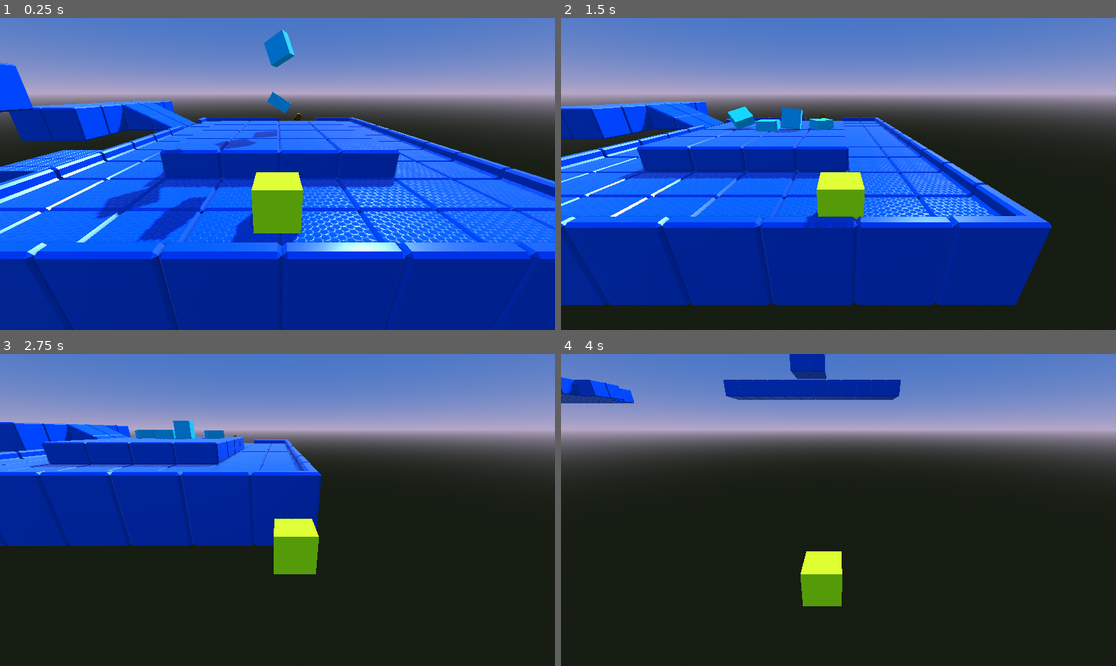
Above: before the commit, frames 1-4 (two rows, left to right).
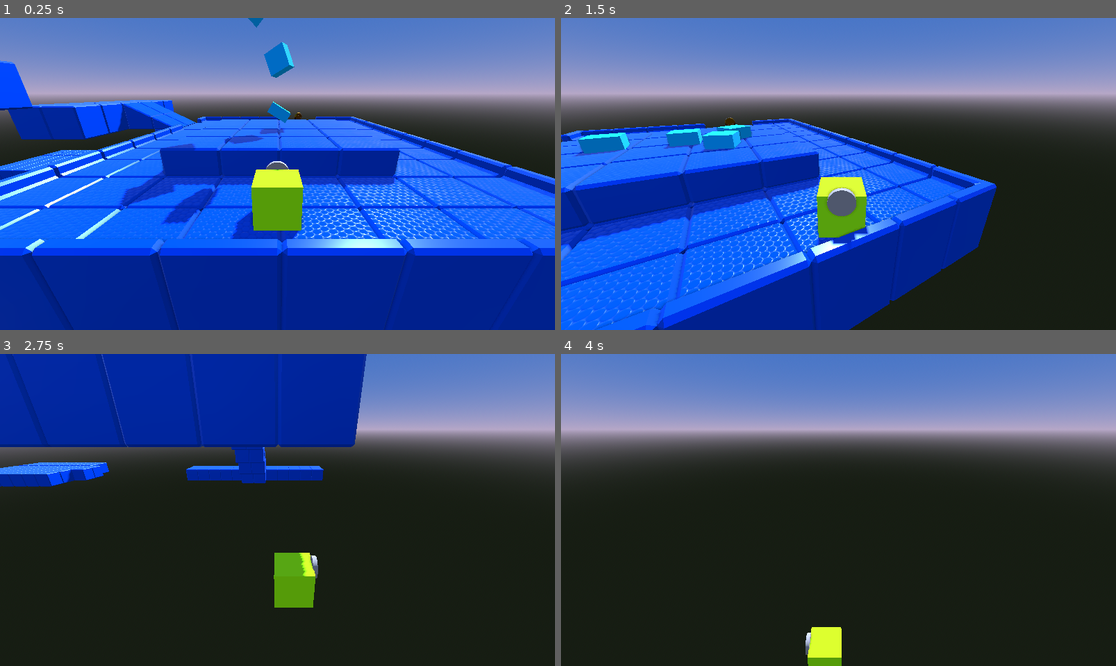
Above: after the commit, the same moments.

Repository: Aran8276/3d-platformer-godot
Game: Godot game, scene res://level_1.tscn
Two runs of this game, one before a commit and one after it. Both use one fixed random seed, a clock stepped at 60 frames per second and the inputs below. The project has no main scene, so this scene is started directly.
Inputs:
- Up to frame 1 (0.25 s): no input
- Up to frame 2 (1.5 s): tap Enter (ui_accept) at 0.5, 0.77 s; hold Right (ui_right) 0.53-1.28 s; tap A (cam_left, bound only after the commit) at 0.6 s; tap D (cam_right, bound only after the commit) at 0.8, 1.35 s; hold Down (ui_down) from 1.28 s (still down)
- Up to frame 3 (2.75 s): tap Enter (ui_accept) at 1.52 s; tap A (cam_left, bound only after the commit) at 1.55, 2.1 s; release Down (ui_down) at 2.03 s; hold Right (ui_right) from 2.03 s (still down); tap D (cam_right, bound only after the commit) at 2.3 s
- Up to frame 4 (4 s): release Right (ui_right) at 2.78 s; hold Up (ui_up) 2.78-3.53 s; tap D (cam_right, bound only after the commit) at 2.85, 3.8 s; tap Enter (ui_accept) at 3.02, 3.77 s; tap A (cam_left, bound only after the commit) at 3.05, 3.6 s; hold Left (ui_left) from 3.53 s (still down)

The runs differ from the first frame. In frame 1, 16% of the frame differs, in the area x 0-100%, y 0-78%; in frame 2, 42%, in the area x 0-89%, y 26-100%; in frame 3, 37%; in frame 4, 5.4%.

Commit message:
feat: rotate camera

Diff:
--- a/level_1.tscn
+++ b/level_1.tscn
@@ -27,7 +27,7 @@
 transform = Transform3D(0.70268416, 0.13057326, -0.6994178, -0.57272416, -0.4794613, -0.6649089, -0.42216334, 0.8677948, -0.2621274, -1.0220332, 6.9071345, 0)
 
 [node name="Steve" parent="." unique_id=313516250 instance=ExtResource("2_hbghi")]
-transform = Transform3D(1, 0, 0, 0, 1, 0, 0, 0, 1, -0.0814805, 0.7968683, 6.4566073)
+transform = Transform3D(-1, 0, 8.742278e-08, 0, 1, 0, -8.742278e-08, 0, -1, -0.0814805, 0.7968683, 6.4566073)
 
 [node name="Coins" parent="." unique_id=1336586410 instance=ExtResource("4_rka8t")]
 transform = Transform3D(1, 0, 0, 0, 1, 0, 0, 0, 1, 2.0068564, 0.4856664, -10.830872)
@@ -38,6 +38,6 @@
 [node name="GridMap" type="GridMap" parent="." unique_id=1511976559]
 mesh_library = ExtResource("5_rka8t")
 data = {
-"cells": PackedInt32Array(-3, 65531, 0, -3, 65532, 0, -3, 65 …(3917 unchanged characters)… , 3, 1, 1, 3, -5, 65531, 0, -5, 65532, 0)
+"cells": PackedInt32Array(-3, 65531, 0, -3, 65532, 0, -3, 65 …(3917 unchanged characters)… , 3, 1, 1, 3, -5, 65531, 0, -5, 65532, 0, -327680, 65525, 0, -327679, 65525, 0)
 }
-metadata/_editor_floor_ = Vector3(0, -1, 4)
+metadata/_editor_floor_ = Vector3(0, -5, 4)
--- a/project.godot
+++ b/project.godot
@@ -14,9 +14,23 @@
 config/features=PackedStringArray("4.6", "Forward Plus")
 config/icon="res://icon.svg"
 
+[input]
+
+cam_left={
+"deadzone": 0.2,
+"events": [Object(InputEventKey,"resource_local_to_scene":false,"resource_name":"","device":-1,"window_id":0,"alt_pressed":false,"shift_pressed":false,"ctrl_pressed":false,"meta_pressed":false,"pressed":false,"keycode":0,"physical_keycode":65,"key_label":0,"unicode":97,"location":0,"echo":false,"script":null)
+]
+}
+cam_right={
+"deadzone": 0.2,
+"events": [Object(InputEventKey,"resource_local_to_scene":false,"resource_name":"","device":-1,"window_id":0,"alt_pressed":false,"shift_pressed":false,"ctrl_pressed":false,"meta_pressed":false,"pressed":false,"keycode":0,"physical_keycode":68,"key_label":0,"unicode":100,"location":0,"echo":false,"script":null)
+]
+}
+
 [physics]
 
 3d/physics_engine="Jolt Physics"
+3d/default_gravity=28.0
 
 [rendering]
 
--- a/steve.gd
+++ b/steve.gd
@@ -1,9 +1,16 @@
 extends CharacterBody3D
 
 const SPEED = 5.0
-const JUMP_VELOCITY = 4.5
+const JUMP_VELOCITY = 12
 
 func _physics_process(delta: float) -> void:
+	# Rotate the camera left / right
+	if Input.is_action_just_pressed("cam_left"):
+		$Camera_Controller.rotate_y(deg_to_rad(30))
+
+	if Input.is_action_just_pressed("cam_right"):
+		$Camera_Controller.rotate_y(deg_to_rad(-30))
+
 	# Add the gravity.
 	if not is_on_floor():
 		velocity += get_gravity() * delta
@@ -13,9 +20,16 @@
 		velocity.y = JUMP_VELOCITY
 
 	# Get the input direction and handle the movement/deceleration.
-	# As good practice, you should replace UI actions with custom gameplay actions.
 	var input_dir := Input.get_vector("ui_left", "ui_right", "ui_up", "ui_down")
-	var direction := (transform.basis * Vector3(input_dir.x, 0, input_dir.y)).normalized()
+
+	# New Vector3 direction, taking into account the user arrow inputs and the camera rotation
+	var direction = ($Camera_Controller.transform.basis * Vector3(input_dir.x, 0, input_dir.y)).normalized()
+
+	# Rotate the character mesh so oriented towards the direction moving in relation to the camera
+	if input_dir != Vector2(0, 0):
+		$MeshInstance3D.rotation_degrees.y = $Camera_Controller.rotation_degrees.y - rad_to_deg(input_dir.angle()) + 270
+
+
 	if direction:
 		velocity.x = direction.x * SPEED
 		velocity.z = direction.z * SPEED
--- a/steve.tscn
+++ b/steve.tscn
@@ -8,6 +8,8 @@
 [sub_resource type="BoxMesh" id="BoxMesh_hdy3p"]
 material = SubResource("StandardMaterial3D_bh3ft")
 
+[sub_resource type="CylinderMesh" id="CylinderMesh_bh3ft"]
+
 [sub_resource type="BoxShape3D" id="BoxShape3D_bh3ft"]
 
 [node name="Steve" type="CharacterBody3D" unique_id=313516250]
@@ -16,6 +18,10 @@
 
 [node name="MeshInstance3D" type="MeshInstance3D" parent="." unique_id=2025459444]
 mesh = SubResource("BoxMesh_hdy3p")
+
+[node name="Face" type="MeshInstance3D" parent="MeshInstance3D" unique_id=906321804]
+transform = Transform3D(0.5782788, 0, 0, 0, -2.555614e-09, -0.5782788, 0, 0.058465634, -2.5277368e-08, 0, 0.3918347, 0.5393597)
+mesh = SubResource("CylinderMesh_bh3ft")
 
 [node name="CollisionShape3D" type="CollisionShape3D" parent="." unique_id=1899853985]
 shape = SubResource("BoxShape3D_bh3ft")
